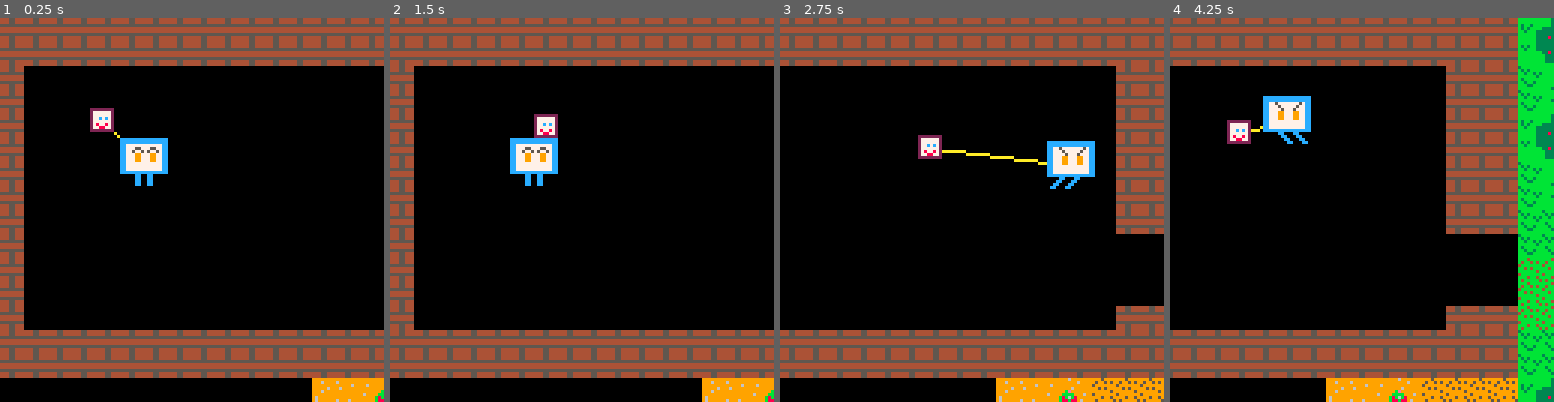
Above: before the commit, frames 1-4 (left to right).
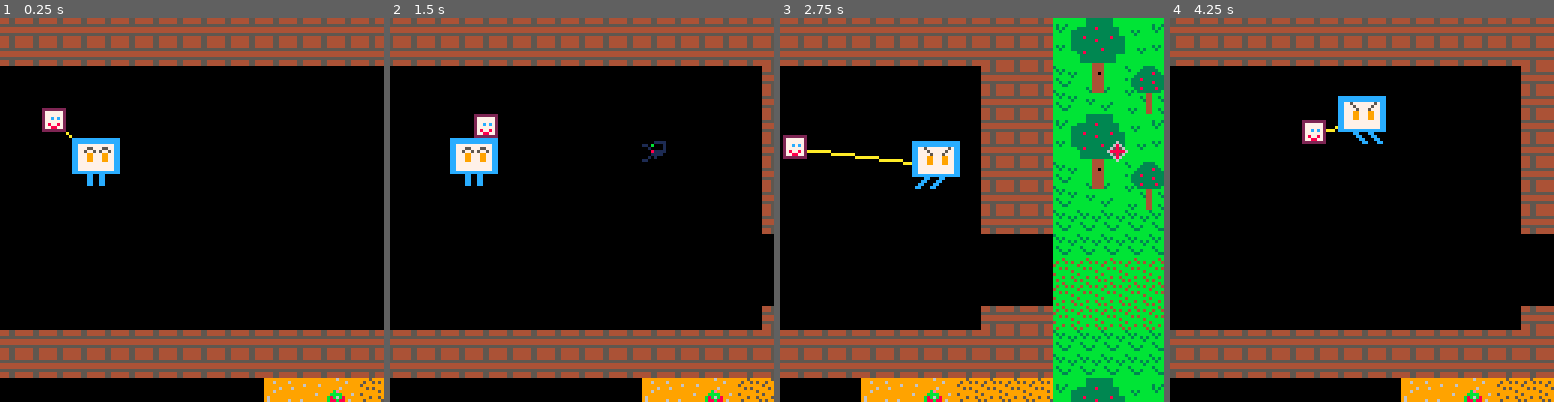
Above: after the commit, the same moments.

Repository: Flewd/home
Game: PICO-8 cartridge home.p8
Same seed, same stepped clock (60 frames per second), same inputs: the game is played once before the commit and once after it.
Inputs:
- Up to frame 1 (0.25 s): no input
- Up to frame 2 (1.5 s): tap X (X key) at 0.33, 1.07 s; tap O (Z key) at 0.7 s
- Up to frame 3 (2.75 s): hold Right 1.6-2.1 s; tap O (Z key) at 1.7, 2.1, 2.5 s; tap X (X key) at 1.85 s; hold Up 2.15-2.42 s; hold Right from 2.47 s (still down)
- Up to frame 4 (4.25 s): tap O (Z key) every 0.4 s from 2.9 to 4.1 s; tap X (X key) at 2.97, 4.08 s; release Right at 3.03 s; hold Left 3.08-3.58 s; hold Down 3.63-3.97 s; hold Right from 4.02 s (still down)

The runs differ from the first frame. In frame 1, 8.7% of the frame differs, in the area x 0-100%, y 12-100%; in frame 2, 17%; in frame 3, 47%, in the area x 0-100%, y 0-100%; in frame 4, 27%.

Commit message:
Jumping crosshair

Diff:
--- a/home.p8
+++ b/home.p8
@@ -13,6 +13,11 @@
 player.y=40
 player.spritewidth=2
 player.facing=1
+
+crosshair={}
+crosshair.spr=50
+crosshair.timer=0
+crosshair.showtime=180
 
 throwing=false
 throwingfriend=false
@@ -105,11 +110,22 @@
  end
 end -- end throwing
 
-if player.x - cam.x > 75 then
+xcamright = 65
+if(player.facing > 0) then
+ xcamright = 20
+end
+
+xcamleft = 20
+if(player.facing < 0) then
+ xcamleft = 65
+end
+
+
+if player.x - cam.x > xcamright then
     cam.x+=cam.speed
 end
 
-if player.x - cam.x < 20 then
+if player.x - cam.x < xcamleft then
     cam.x-=cam.speed
 end
 
@@ -123,7 +139,10 @@
 
 
     if (btn(4) and throwing==false) then
+        crosshair.timer=crosshair.showtime
+        crosshair.spr=51
         if(can_throw(player) == true) then
+            crosshair.spr=50
             throwing=true
             friend.pullclose=true
             throwingfriend=true
@@ -343,6 +362,13 @@
  spr(friend.spr,friend.x,friend.y)
 end
 
+function drawcrosshair()
+ if(crosshair.timer > 0) then
+  spr(crosshair.spr,player.x + (throwingxdistance * player.facing),player.y)
+  crosshair.timer-=1
+ end
+end
+
 function _draw()
  cls()
  camera(cam.x, cam.y)
@@ -350,6 +376,7 @@
  drawrope()
  drawfriend()
  drawplayer()
+ drawcrosshair()
 end
 
 __gfx__
